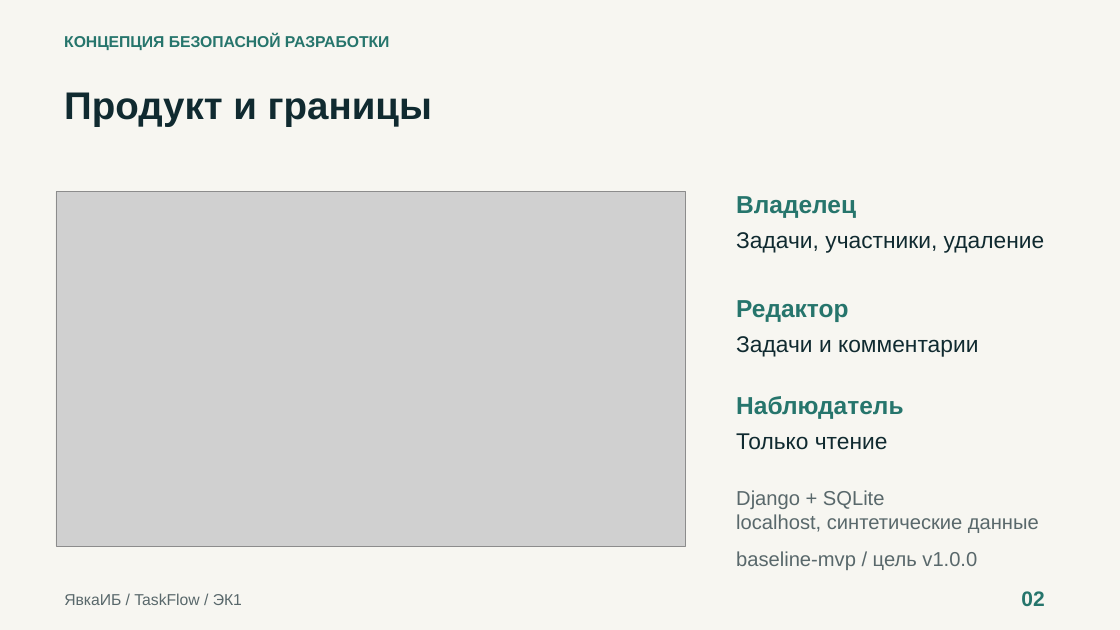
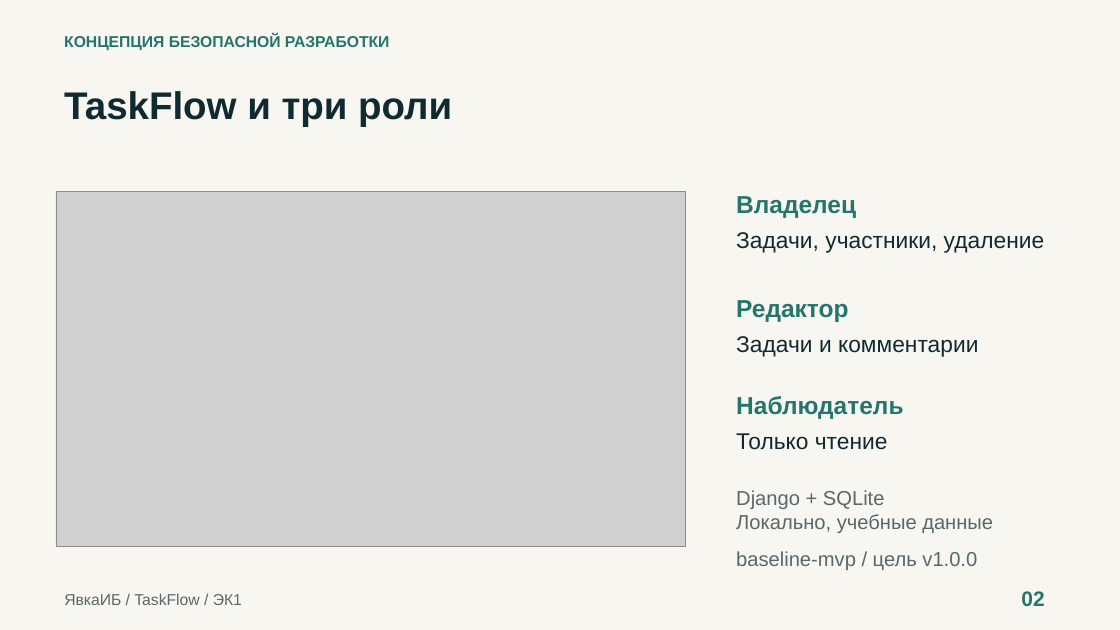
Before and after one commit to rbeketov/rbpo-yavkaib, a slide deck: slide 2 of presentation/taskflow-ek1.pptx. Drawn at 1120x630 pixels with LibreOffice and Linux fonts; fonts in the diff are those of the drawing; grey boxes stand for pictures. Boxes give left, top, right and bottom in pixels: in the first picture for what was removed or moved away, otherwise in the second. Text is boxed around its words. In the diff, an @@ line names an element or a change of style, - is before the commit and + after.

```diff
--- a/presentation/taskflow-ek1.pptx
+++ b/presentation/taskflow-ek1.pptx
@@ text at bbox=[64, 91, 452, 127]: text changed @@
-Продукт и границы
+TaskFlow и три роли
@@ text at bbox=[736, 514, 993, 533]: text changed @@
-localhost, синтетические данные
+Локально, учебные данные
```
Also in this commit, not shown: 4 other slides changed, 4 slides added, 4 slides removed, 4 other files.
